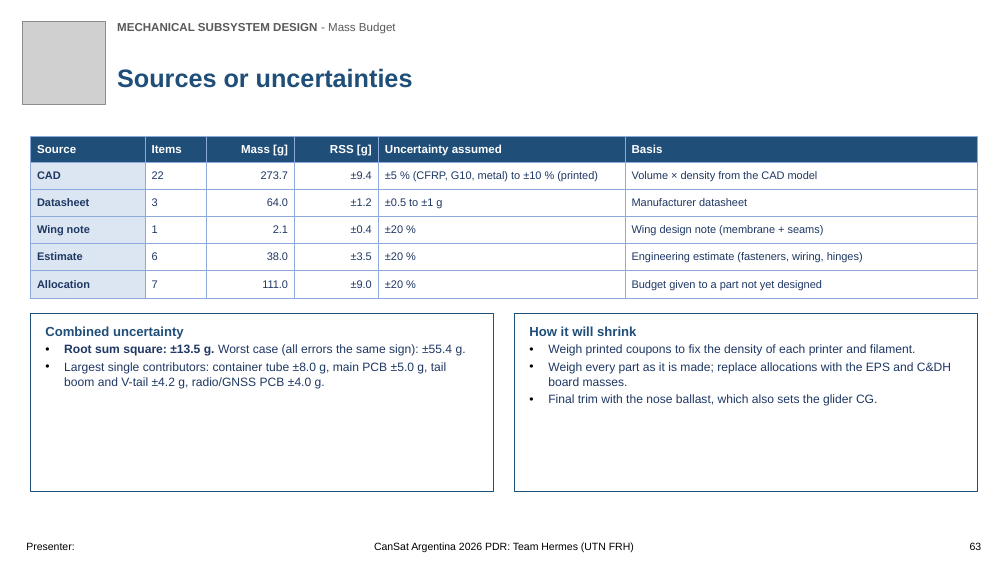
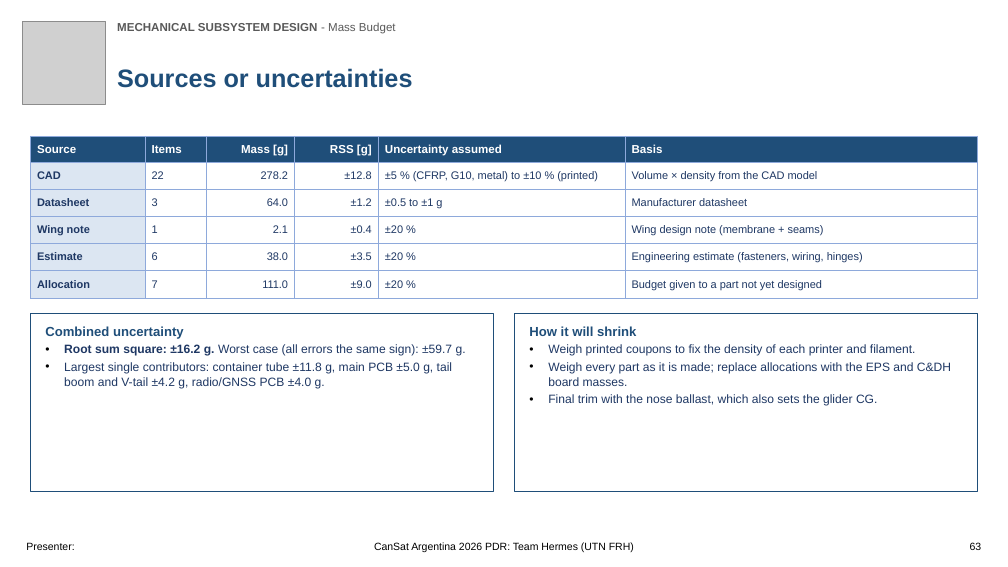
Before and after one commit to Caetano18/proyecto, a slide deck: slide 63 of cansat_pdr/laminas_plantilla/CanSat_PDR_Hermes_mecanica.pptx. Drawn at 1008x567 pixels with LibreOffice and Linux fonts; fonts in the diff are those of the drawing; grey boxes stand for pictures; background and template pictures are left out. Boxes give left, top, right and bottom in pixels: in the first picture for what was removed or moved away, otherwise in the second. Text is boxed around its words. In the diff, an @@ line names an element or a change of style, - is before the commit and + after.

```diff
--- a/cansat_pdr/laminas_plantilla/CanSat_PDR_Hermes_mecanica.pptx
+++ b/cansat_pdr/laminas_plantilla/CanSat_PDR_Hermes_mecanica.pptx
@@ table at (30, 136, 978, 298) @@
-row 2, column 3: 273.7
+row 2, column 3: 278.2
-row 2, column 4: ±9.4
+row 2, column 4: ±12.8
@@ text in rectangle at (64, 344, 466, 388): text changed @@
-• Root sum square: ±13.5 g. Worst case (all errors the same sign): ±55.4 g.
-• Largest single contributors: container tube ±8.0 g, main PCB ±5.0 g, tail boom and V-tail ±4.2 g, radio/GNSS PCB ±4.0 g.
+• Root sum square: ±16.2 g. Worst case (all errors the same sign): ±59.7 g.
+• Largest single contributors: container tube ±11.8 g, main PCB ±5.0 g, tail boom and V-tail ±4.2 g, radio/GNSS PCB ±4.0 g.
```
Also in this commit, not shown: 16 other slides changed, 48 other files.
